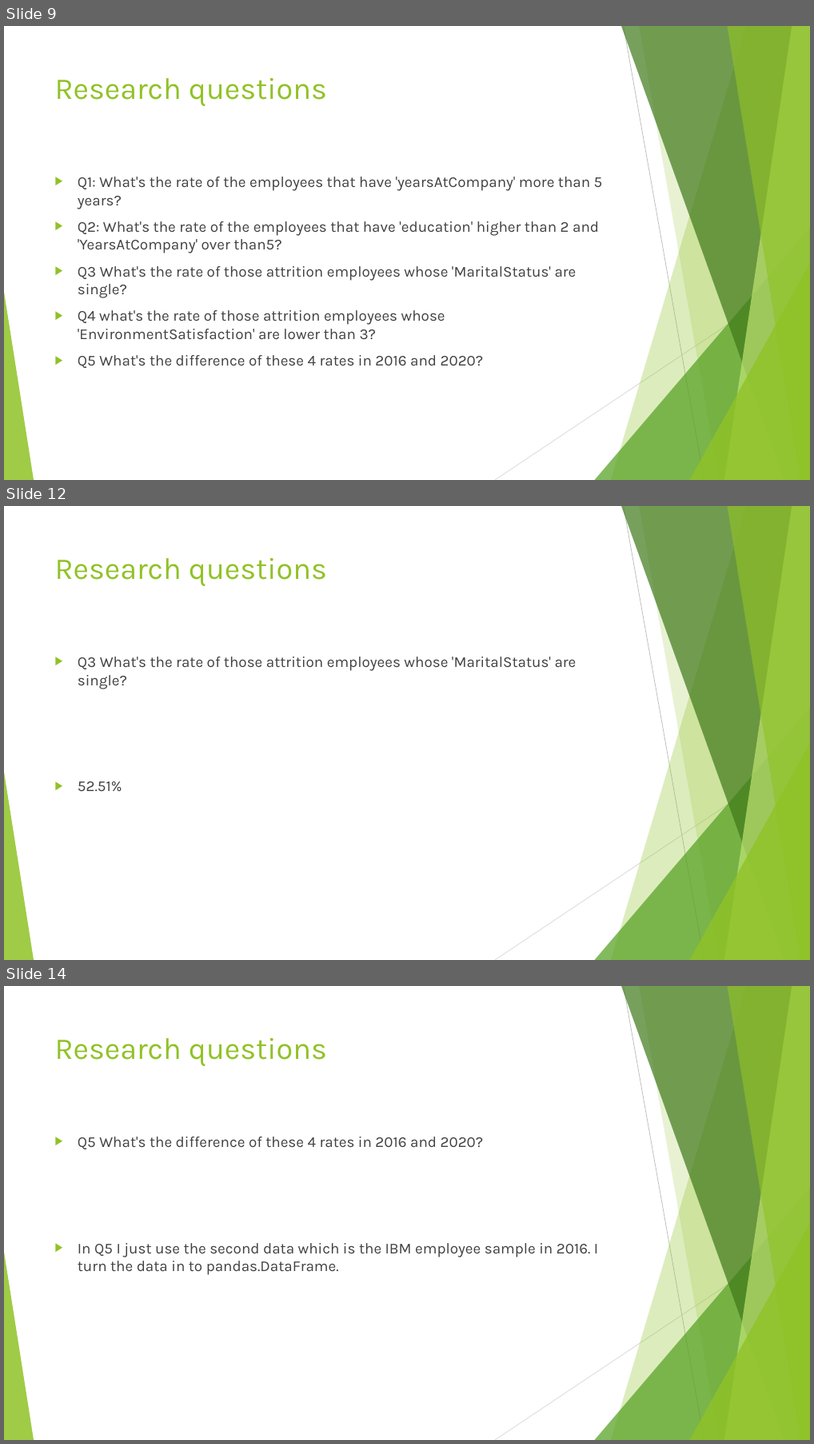
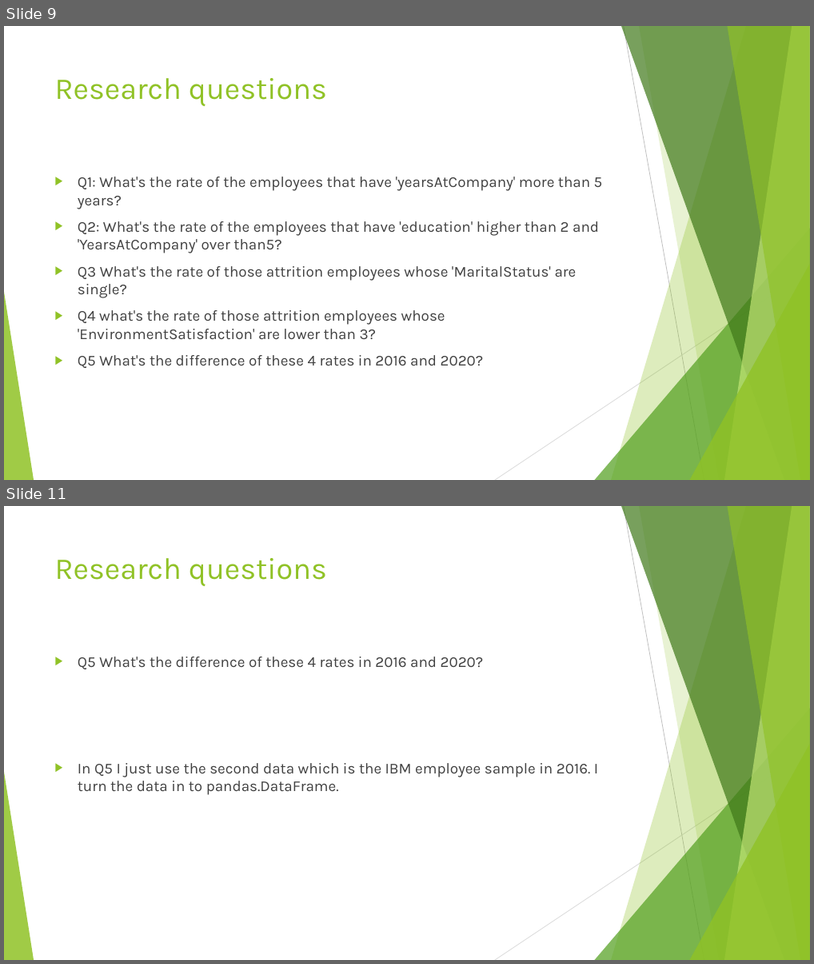
Before and after one commit to Destiny-G1997/AIM-5001, a slide deck: Final project Data/Final Project Presentation.pptx. Shown one above the other, each under a label of ours: slides 9, 12 and 14 before the commit, slides 9 and 11 after it; the slides between them are not shown. The pictures are 814x1444 and 814x964 pixels, drawn with LibreOffice and Linux fonts; fonts in the diff are those of the drawing. Boxes give left, top, right and bottom in pixels: in the first picture for what was removed or moved away, otherwise in the second. Text is boxed around its words. In the diff, an @@ line names an element or a change of style, - is before the commit and + after.

```diff
--- a/Final project Data/Final Project Presentation.pptx
+++ b/Final project Data/Final Project Presentation.pptx
@@ slide 12 removed at (x1=4, y1=506, x2=810, y2=960), background #FFFFFF; not listed: 10 template elements that a slide beside it also shows @@
@@ title removed at (x1=55, y1=558, x2=327, y2=586) @@
-Research questions
@@ text removed at (x1=78, y1=656, x2=577, y2=791) @@
-▶ Q3 What's the rate of those attrition employees whose 'MaritalStatus' are single?
-▶ 52.51%
@@ what was slide 14 is now slide 11 @@
```
Also in this commit, not shown: 1 slide changed, 1 slide added, 2 other slides removed.
